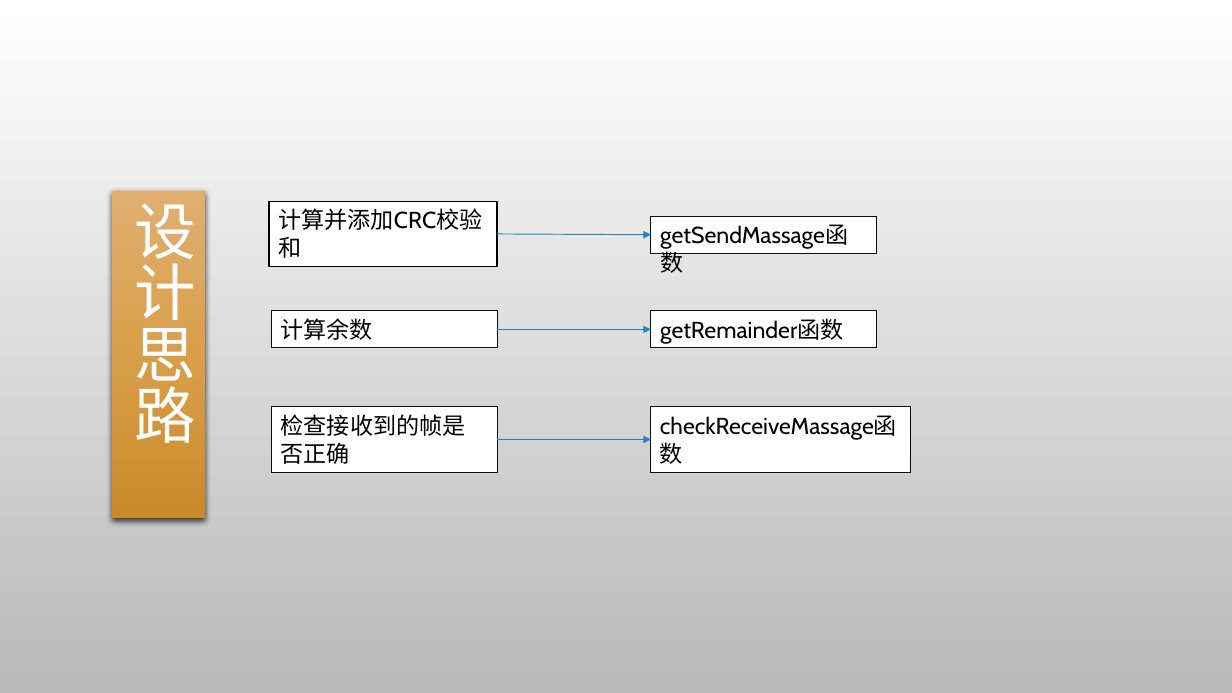
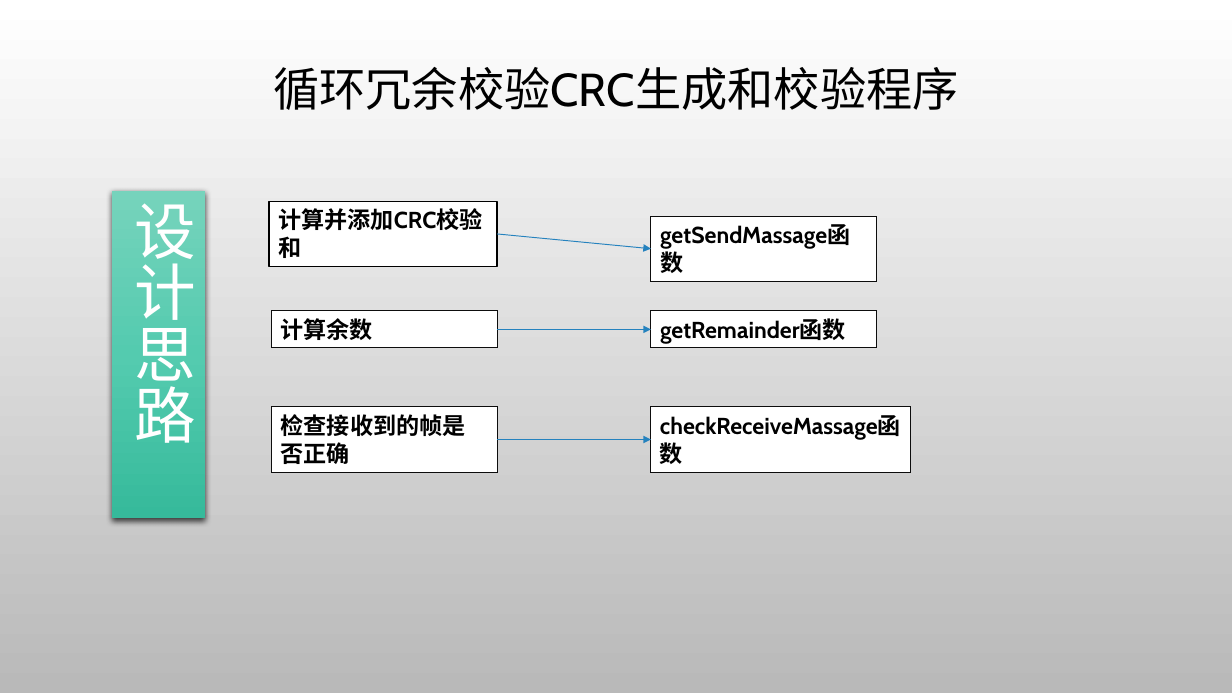
Before and after one commit to gcrth/computer_network, a slide deck: slide 3 of chapter3/ppt/ppt-chapter3.pptx (slide 4 before the commit). Drawn at 1232x693 pixels with LibreOffice and Linux fonts; fonts in the diff are those of the drawing; background and template pictures are left out. Boxes give left, top, right and bottom in pixels: in the first picture for what was removed or moved away, otherwise in the second. Text is boxed around its words. In the diff, an @@ line names an element or a change of style, - is before the commit and + after.

```diff
--- a/chapter3/ppt/ppt-chapter3.pptx
+++ b/chapter3/ppt/ppt-chapter3.pptx
@@ text added at (273, 67, 958, 110), 36 pt, text #000000 @@
+循环冗余校验CRC生成和校验程序
@@ rectangle "设计思路" at (112, 190, 205, 518): fill gradient #E0B071 to #DA9F4B to #C98A29 to gradient #77D4BC to #54CBAF to #36BA9C @@
@@ arrow moved from (497, 234) - (651, 235) to (497, 234) - (651, 249) @@
@@ bold on in 6 elements at (269, 201, 497, 267), (651, 311, 876, 348), (272, 311, 497, 348), (272, 407, 497, 472), (651, 407, 909, 472), (651, 216, 876, 282) @@
@@ rectangle "getSendMassage函数": place and size @@
-rectangle "getSendMassage函数" at (651, 216, 876, 253)
+rectangle "getSendMassage函数" at (651, 216, 876, 282)
```
Also in this commit, not shown: 1 other slide changed, 28 slides added, 2 slides removed.
